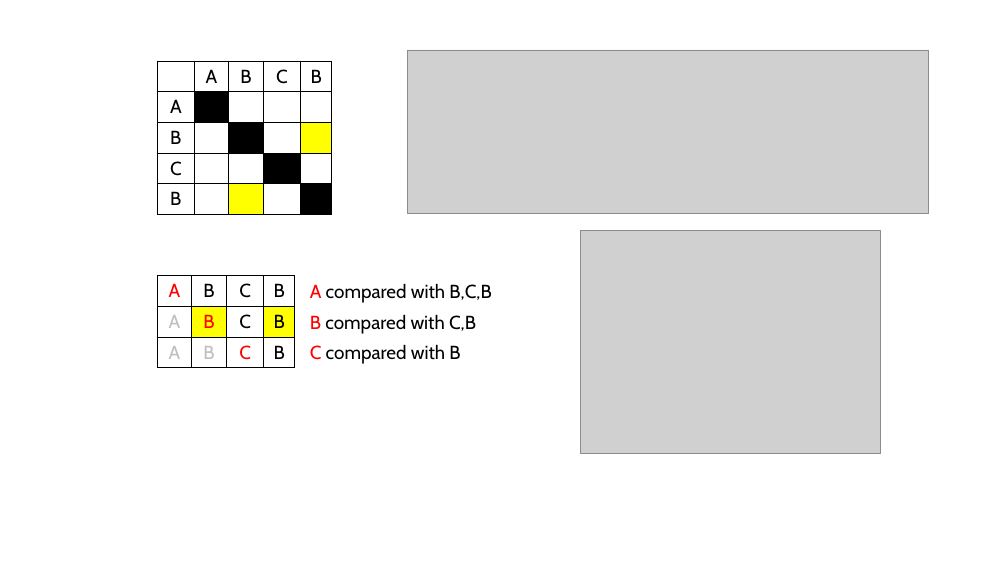
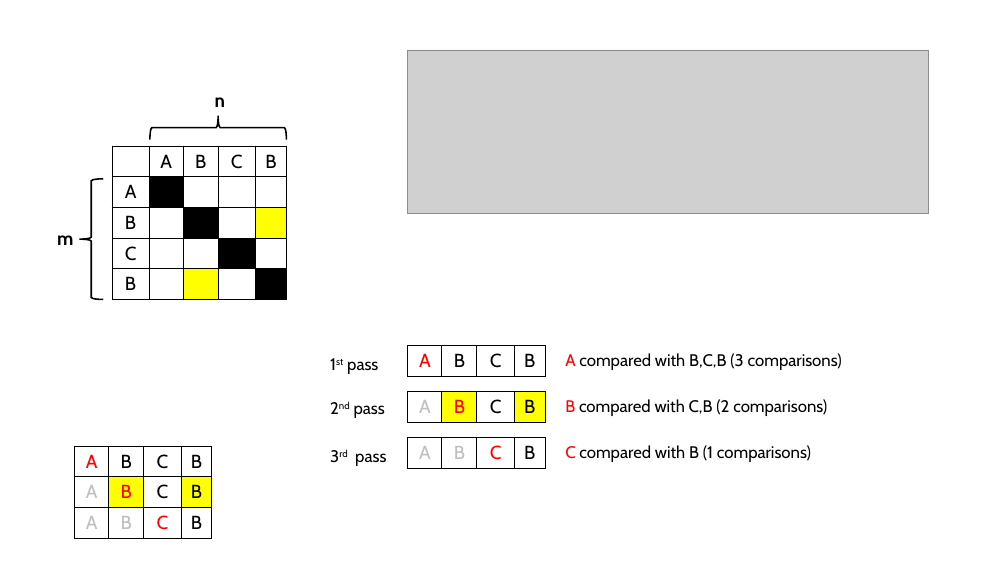
Before and after one commit to awilliams101111/SEMT10002_2026, a slide deck: slide 2 of media/week_9/diagrams_week_9.pptx. Drawn at 1008x567 pixels with LibreOffice and Linux fonts; fonts in the diff are those of the drawing; grey boxes stand for pictures. Boxes give left, top, right and bottom in pixels: in the first picture for what was removed or moved away, otherwise in the second. Text is boxed around its words. In the diff, an @@ line names an element or a change of style, - is before the commit and + after.

```diff
--- a/media/week_9/diagrams_week_9.pptx
+++ b/media/week_9/diagrams_week_9.pptx
@@ right brace added at (x1=150, y1=116, x2=287, y2=140), outline #000000 1.5 pt @@
@@ text added at (x1=215, y1=97, x2=225, y2=107), 18 pt, text #000000, bold @@
+n
@@ table moved from (x1=157, y1=61, x2=331, y2=215) to (x1=112, y1=146, x2=286, y2=299) @@
@@ right brace added at (x1=79, y1=179, x2=104, y2=300), outline #000000 1.5 pt @@
@@ text added at (x1=57, y1=235, x2=73, y2=245), 18 pt, text #000000, bold @@
+m
@@ picture removed at (x1=581, y1=230, x2=880, y2=454) @@
@@ table added at (x1=408, y1=346, x2=544, y2=377), 1 rows, 4 columns @@
+A | B | C | B
@@ text at (x1=565, y1=353, x2=842, y2=370): text changed; size 18 to 16 pt @@
-A compared with B,C,B
+A compared with B,C,B (3 comparisons)
@@ text added at (x1=347, y1=361, x2=378, y2=374), 16 pt, text #000000 @@
+1st pass
@@ text added at (x1=354, y1=405, x2=385, y2=418), 16 pt, text #000000 @@
+2nd pass
@@ table added at (x1=408, y1=392, x2=544, y2=423), 1 rows, 4 columns @@
+A | B | C | B
@@ text at (x1=565, y1=399, x2=827, y2=416): text changed; size 18 to 16 pt @@
-B compared with C,B
+B compared with C,B (2 comparisons)
@@ table moved from (x1=157, y1=276, x2=294, y2=368) to (x1=75, y1=446, x2=212, y2=538) @@
@@ table added at (x1=408, y1=438, x2=544, y2=469), 1 rows, 4 columns @@
+A | B | C | B
@@ text at (x1=565, y1=445, x2=811, y2=462): text changed; size 18 to 16 pt @@
-C compared with B
+C compared with B (1 comparisons)
@@ text added at (x1=355, y1=453, x2=386, y2=466), 16 pt, text #000000 @@
+3rd pass
```
Also in this commit, not shown: 3 slides added, 58 other files.
